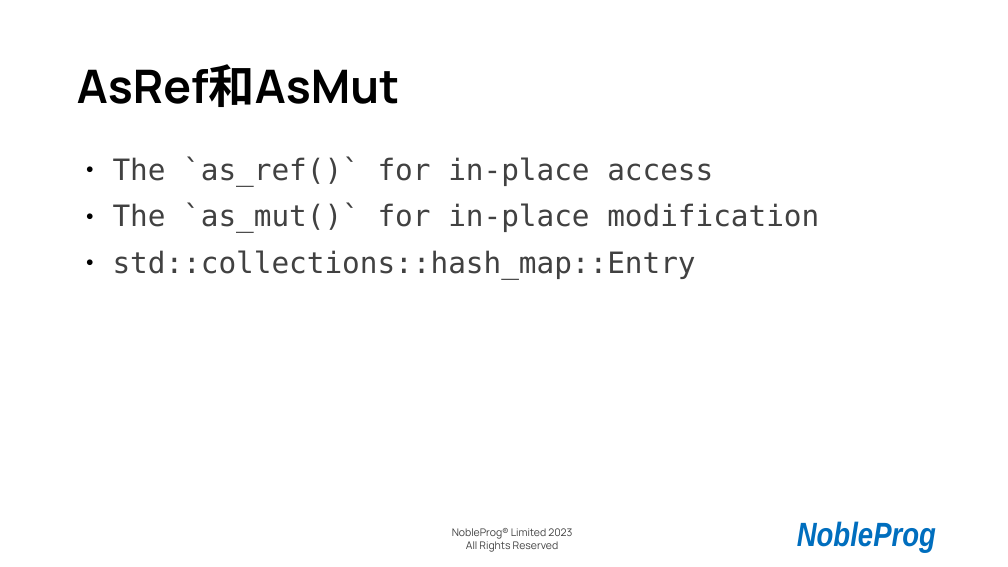
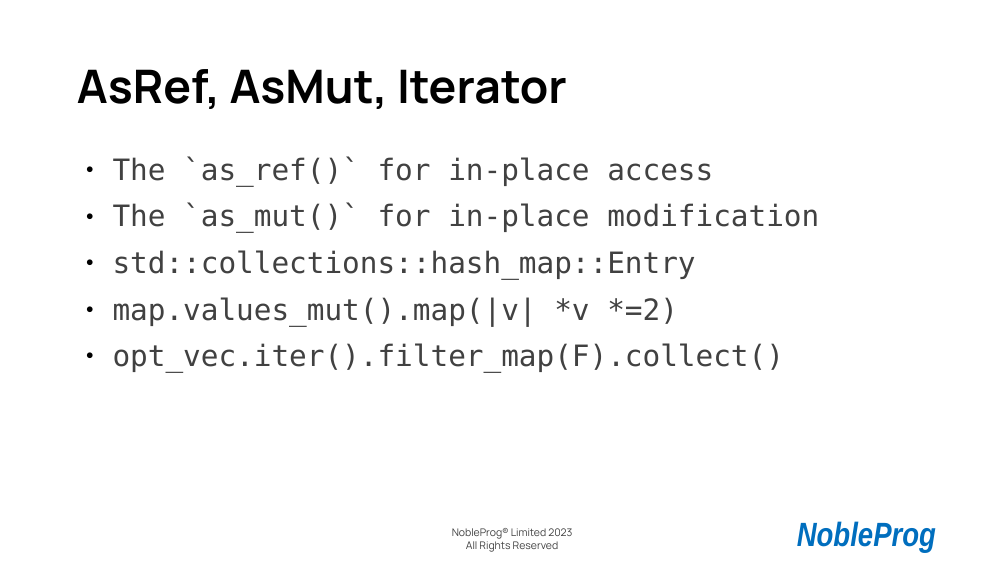
Before and after one commit to cathay4t/rust_training_2023_shanghai, a slide deck: slide 16 of presentation.odp. Drawn at 1008x567 pixels with LibreOffice and Linux fonts; fonts in the diff are those of the drawing; background and template pictures are left out. Boxes give left, top, right and bottom in pixels: in the first picture for what was removed or moved away, otherwise in the second. Text is boxed around its words. In the diff, an @@ line names an element or a change of style, - is before the commit and + after.

```diff
--- a/presentation.odp
+++ b/presentation.odp
@@ title at (77,69,567,109): text changed @@
-AsRef和AsMut
+AsRef, AsMut, Iterator
@@ text at (113,297,784,372): paragraphs added @@
+● map.values_mut().map(|v| *v *=2)
+● opt_vec.iter().filter_map(F).collect()
```
Also in this commit, not shown: 4 other slides changed, 1 slide added, 1 slide removed, 10 other files.
